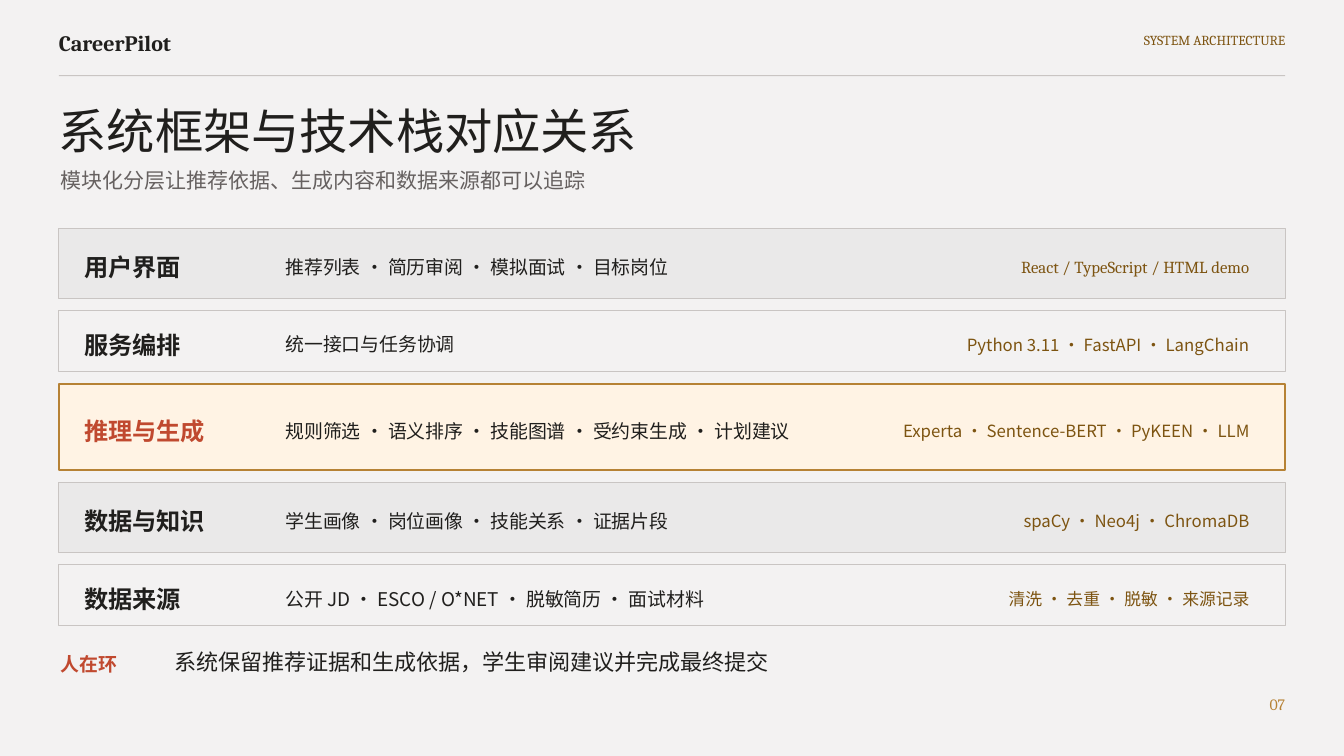
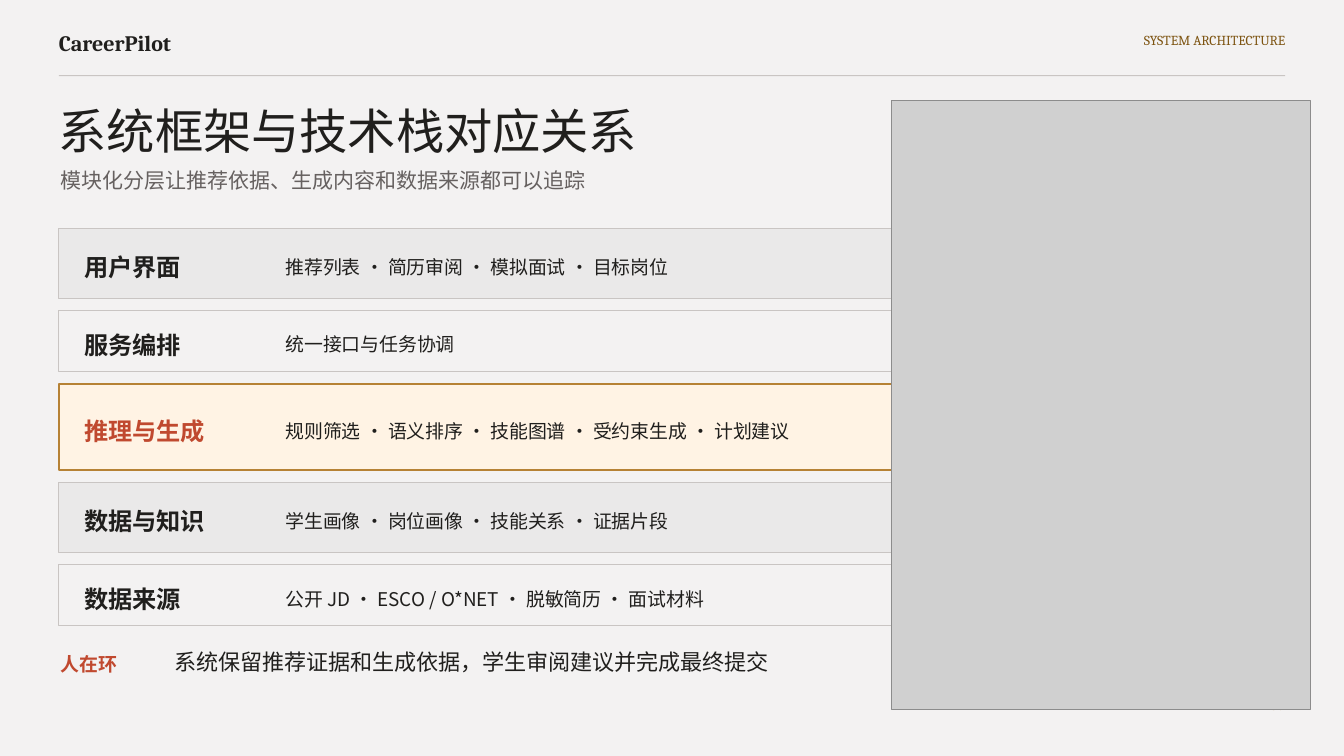
Before and after one commit to Melody5Sun/IRS-v1, a slide deck: slide 8 of IT-CareerPilot-Project-Proposal-Final.pptx (slide 7 before the commit). Drawn at 1344x756 pixels with LibreOffice and Linux fonts; fonts in the diff are those of the drawing; grey boxes stand for pictures. Boxes give left, top, right and bottom in pixels: in the first picture for what was removed or moved away, otherwise in the second. Text is boxed around its words. In the diff, an @@ line names an element or a change of style, - is before the commit and + after.

```diff
--- a/IT-CareerPilot-Project-Proposal-Final.pptx
+++ b/IT-CareerPilot-Project-Proposal-Final.pptx
@@ picture added at bbox=[892, 101, 1311, 710] @@
@@ text removed at bbox=[1021, 261, 1249, 277] @@
-React / TypeScript / HTML demo
@@ text removed at bbox=[967, 337, 1249, 355] @@
-Python 3.11 · FastAPI · LangChain
@@ text removed at bbox=[903, 424, 1250, 441] @@
-Experta · Sentence-BERT · PyKEEN · LLM
@@ text removed at bbox=[1024, 513, 1249, 531] @@
-spaCy · Neo4j · ChromaDB
@@ text removed at bbox=[1009, 591, 1249, 607] @@
-清洗 · 去重 · 脱敏 · 来源记录
```
Also in this commit, not shown: 4 other slides changed, 1 slide added, 1 slide removed, 2 other files.
